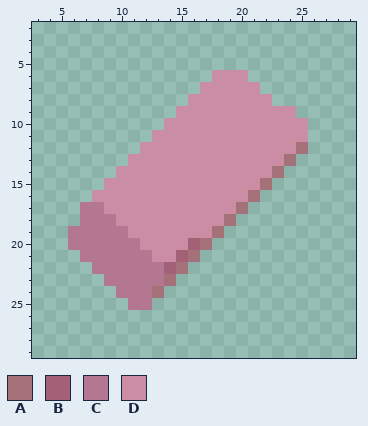
Pixel-art sprite, stored at Anim-Paint/tex/tools/btn_eraser_hover.png. Above: the version before the commit.
The file is 32x32 pixels. Colours within 5 levels of each other are drawn and written as one. Shown: x 3..29, y 2..29.
Palette (. is transparent): A #a47179  B #a26177  C #b47791  D #cb8da4
Pixels before, first column x 6:
 6 ............DDD.....
 7 ...........DDDDD....
 8 ..........DDDDDDD...
 9 .........DDDDDDDDDD.
10 ........DDDDDDDDDDDD
11 .......DDDDDDDDDDDDD
12 ......DDDDDDDDDDDDDA
13 .....DDDDDDDDDDDDDA.
14 ....DDDDDDDDDDDDDA..
15 ...DDDDDDDDDDDDDA...
16 ..DDDDDDDDDDDDDA....
17 .CCDDDDDDDDDDDA.....
18 .CCCDDDDDDDDDA......
19 CCCCCDDDDDDDA.......
20 CCCCCCDDDDBA........
21 .CCCCCCDDBA.........
22 ..CCCCCCBA..........
23 ...CCCCCA...........
24 ....CCCA............
25 .....CC.............
After the commit:
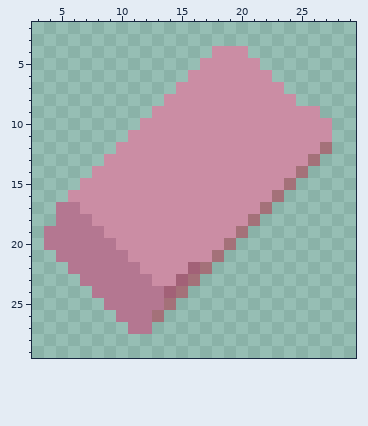
Difference:
y 4: x 18..20 ... -> DDD
y 5: x 17..21 ..... -> DDDDD
y 6: x 16..17 .. -> DD; x 21..22 .. -> DD
y 7: x 15..16 .. -> DD; x 22..23 .. -> DD
y 8: x 14..15 .. -> DD; x 23..24 .. -> DD
y 9: x 13..14 .. -> DD; x 25..26 .. -> DD
y 10: x 12..13 .. -> DD; x 26..27 .. -> DD
y 11: x 11..12 .. -> DD; x 26..27 .. -> DD
y 12: x 10..11 .. -> DD; x 25..27 A.. -> DDA
y 13: x 9..10 .. -> DD; x 24..26 A.. -> DDA
y 14: x 8..9 .. -> DD; x 23..25 A.. -> DDA
y 15: x 7..8 .. -> DD; x 22..24 A.. -> DDA
y 16: x 6..7 .. -> DD; x 21..23 A.. -> DDA
y 17: x 5..8 ..CC -> CCDD; x 20..22 A.. -> DDA
y 18: x 5..6 .. -> CC; x 8..9 CC -> DD; x 19..21 A.. -> DDA
y 19: x 4..5 .. -> CC; x 9..10 CC -> DD; x 18..20 A.. -> DDA
y 20: x 4..5 .. -> CC; x 10..11 CC -> DD; x 16..19 BA.. -> DDDA
y 21: x 5..6 .. -> CC; x 11..12 CC -> DD; x 15..18 BA.. -> DDDA
y 22: x 6..7 .. -> CC; x 12..17 CCBA.. -> DDDDBA
y 23: x 7..8 .. -> CC; x 13..16 CA.. -> DDBA
y 24: x 8..9 .. -> CC; x 13..15 A.. -> CBA
y 25: x 9..10 .. -> CC; x 13..14 .. -> CA
y 26: x 10..13 .... -> CCCA
y 27: x 11..12 .. -> CC
